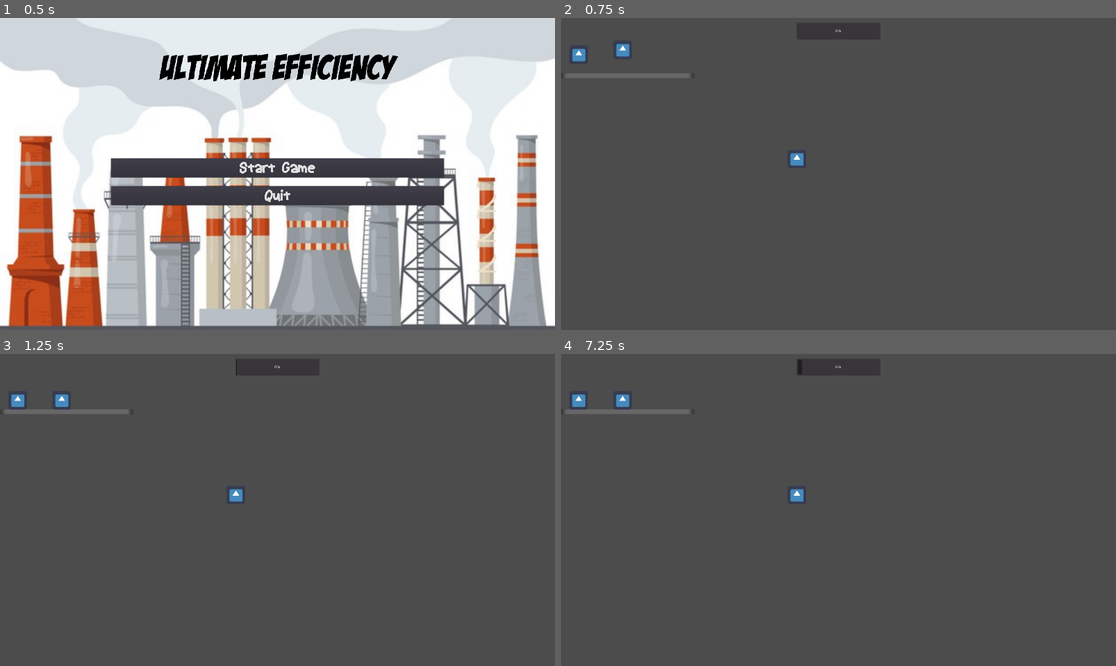
Above: before the commit, frames 1-4 (two rows, left to right).
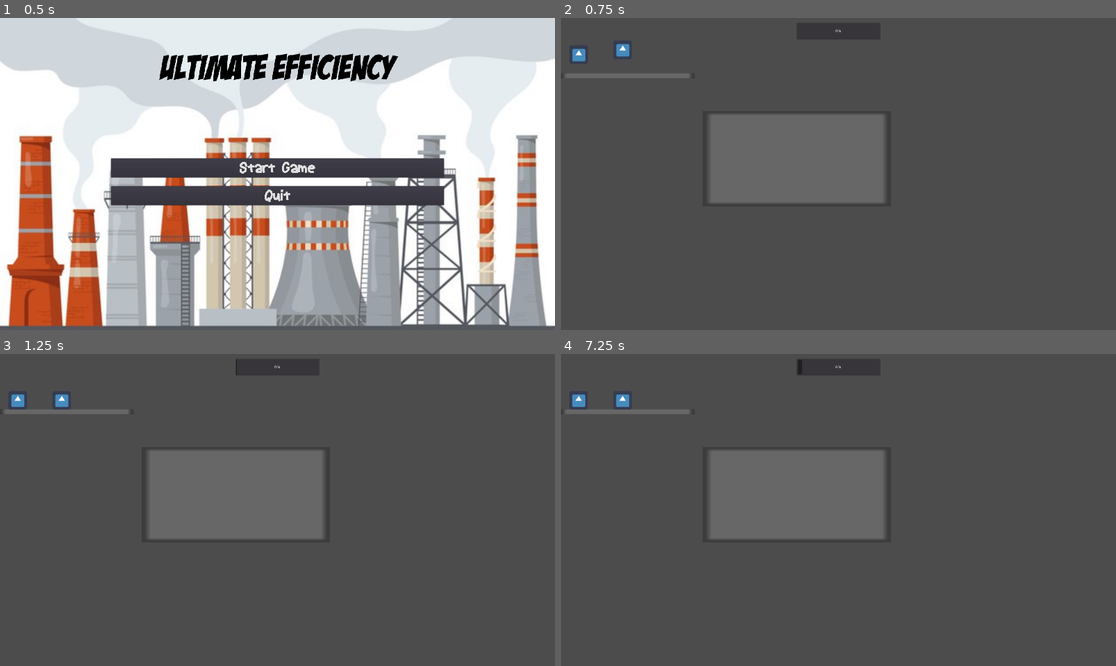
Above: after the commit, the same moments.

Repository: Game-Smashers/GGJ-2021
Game: Godot game, scene res://Scenes/MainMenu.tscn
Same seed, same stepped clock (60 frames per second), same inputs: the game is played once before the commit and once after it. The engine's default icon, where the game draws it, is replaced by a stand-in: a white triangle on a blue panel in a dark square.
Inputs (mouse positions are in pixels of both pictures, inside the frame that each line leads up to):
- Up to frame 1 (0.5 s): no input
- Up to frame 2 (0.75 s): click "Start Game" at 0.5 s
- Up to frame 3 (1.25 s): no input
- Up to frame 4 (7.25 s): tap Enter at 1.25, 2.75, 4.25 s; move the mouse to (577, 400) at 1.27 s; click (577, 400) at 1.42 s; tap Space at 2, 3.5, 5 s; move the mouse to (622, 400) at 2.02 s; click (622, 400) at 2.17 s; move the mouse to (794, 494) at 2.77 s; click (794, 494) at 2.92 s; move the mouse to (810, 572) at 3.52 s; click (810, 572) at 3.67 s; move the mouse to (1005, 556) at 4.27 s; click (1005, 556) at 4.42 s; move the mouse to (672, 463) at 5.02 s; click (672, 463) at 5.17 s; move the mouse to (866, 510) at 5.77 s; click (866, 510) at 5.92 s; move the mouse to (755, 432) at 6.52 s; click (755, 432) at 6.67 s

Frame 1 is identical in both runs. In frame 2, 8.6% of the frame differs, in the area x 27-58%, y 31-60%; in frame 3, 8.6%; in frame 4, 8.6%.

Commit message:
Give rooms sprite & darken on hover & add ground

Diff:
--- a/Scenes/Factory.tscn
+++ b/Scenes/Factory.tscn
@@ -10,6 +10,8 @@
 
 [node name="Root" type="Node2D"]
 script = ExtResource( 2 )
+
+[node name="Power" parent="." instance=ExtResource( 4 )]
 
 [node name="Ground" type="RigidBody2D" parent="."]
 position = Vector2( 230, 200 )
@@ -27,5 +29,3 @@
 
 [node name="Human2" parent="." instance=ExtResource( 1 )]
 position = Vector2( 213.494, 41.638 )
-
-[node name="Power" parent="." instance=ExtResource( 4 )]
--- a/Scenes/Power.tscn
+++ b/Scenes/Power.tscn
@@ -21,3 +21,4 @@
 
 [node name="Room" parent="." instance=ExtResource( 2 )]
 position = Vector2( 816, 488 )
+z_index = -1
--- a/Scenes/Room.gd
+++ b/Scenes/Room.gd
@@ -9,6 +9,15 @@
 
 onready var collision_shape: CollisionShape2D = $CollisionShape2D
 onready var sprite: Sprite = $Sprite
+
+func _ready():
+	material = sprite.material
+
+func _process(delta):
+	var darkness = 1.0
+	if hovered:
+		darkness = 0.8
+	material.set_shader_param("darkness", darkness)
 
 func _unhandled_input(event: InputEvent) -> void:
 	if event is InputEventMouseButton and event.button_index == BUTTON_LEFT:
@@ -30,6 +39,7 @@
 
 func _on_Room_mouse_entered() -> void:
 	hovered = true
+	#texture.
 
 
 func _on_Room_mouse_exited() -> void:
--- a/Scenes/Room.tscn
+++ b/Scenes/Room.tscn
@@ -1,20 +1,49 @@
-[gd_scene load_steps=4 format=2]
+[gd_scene load_steps=7 format=2]
 
 [ext_resource path="res://Scenes/Room.gd" type="Script" id=1]
-[ext_resource path="res://icon.png" type="Texture" id=2]
+[ext_resource path="res://Sprites/floor-texture.png" type="Texture" id=2]
 
-[sub_resource type="RectangleShape2D" id=1]
-extents = Vector2( 35, 35 )
+[sub_resource type="Shader" id=1]
+code = "shader_type canvas_item;
+
+uniform float darkness : hint_range(0, 1);
+
+void fragment() {
+	COLOR = texture(TEXTURE, UV) * darkness;
+    //COLOR = vec4(1.0, 0.0, 0.0, 1.0);
+}"
+
+[sub_resource type="ShaderMaterial" id=2]
+shader = SubResource( 1 )
+shader_param/darkness = 1.0
+
+[sub_resource type="RectangleShape2D" id=3]
+extents = Vector2( 325.675, 165.011 )
+
+[sub_resource type="RectangleShape2D" id=4]
+extents = Vector2( 325.478, 5.07147 )
 
 [node name="Room" type="Area2D" groups=[
 "rooms",
 ]]
+material = SubResource( 2 )
 script = ExtResource( 1 )
 
 [node name="CollisionShape2D" type="CollisionShape2D" parent="."]
-shape = SubResource( 1 )
+shape = SubResource( 3 )
 
 [node name="Sprite" type="Sprite" parent="."]
+material = SubResource( 2 )
+position = Vector2( 0, -1.05946 )
+scale = Vector2( 20.3549, 10.3117 )
 texture = ExtResource( 2 )
+
+[node name="Ground" type="RigidBody2D" parent="."]
+position = Vector2( 0, 163.318 )
+mode = 1
+
+[node name="GroundCollider" type="CollisionShape2D" parent="Ground"]
+position = Vector2( -0.561218, -3.15033 )
+shape = SubResource( 4 )
 [connection signal="mouse_entered" from="." to="." method="_on_Room_mouse_entered"]
 [connection signal="mouse_exited" from="." to="." method="_on_Room_mouse_exited"]
